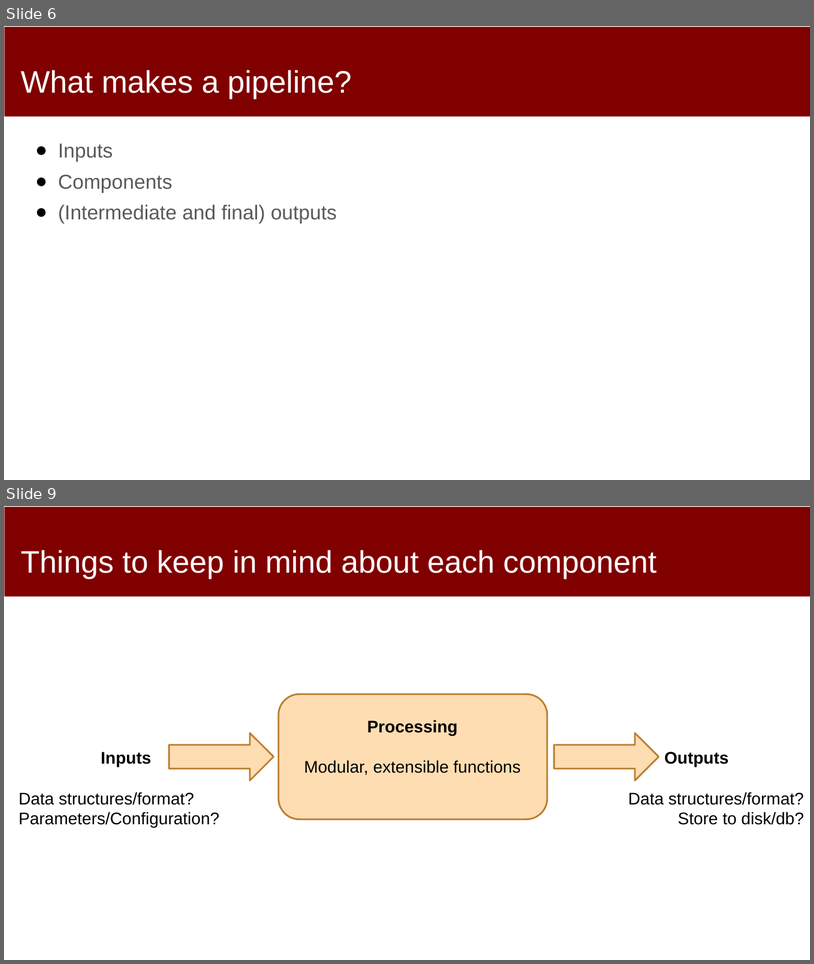
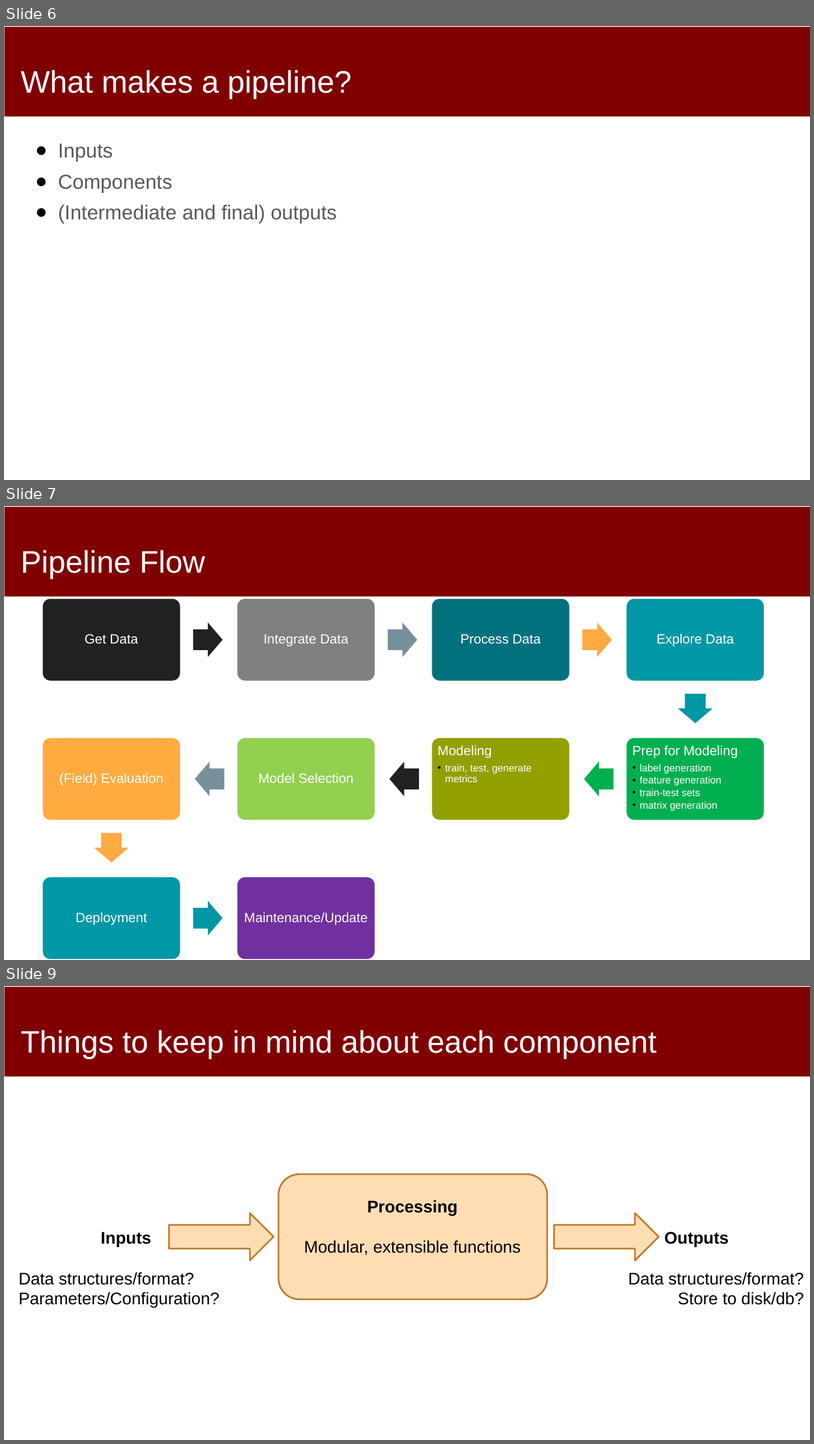
Before and after one commit to dssg/mlforpublicpolicylab, a slide deck: 04 - Machine Learning Pipelines/Machine-Learning-Pipelines.pptx. Shown one above the other, each under a label of ours: slides 6 and 9 before the commit, slides 6, 7 and 9 after it; the slides between them are not shown. The pictures are 814x964 and 814x1444 pixels, drawn with LibreOffice and Linux fonts; fonts in the diff are those of the drawing. Boxes give left, top, right and bottom in pixels: in the first picture for what was removed or moved away, otherwise in the second. Text is boxed around its words. In the diff, an @@ line names an element or a change of style, - is before the commit and + after.

Commit message:
updated pipelines

```diff
--- a/04 - Machine Learning Pipelines/Machine-Learning-Pipelines.pptx
+++ b/04 - Machine Learning Pipelines/Machine-Learning-Pipelines.pptx
@@ slide 7 added at box(4, 506, 810, 960), background #FFFFFF; not listed: 1 template element that a slide beside it also shows @@
@@ title added at box(21, 550, 205, 579), 37 pt, text #FFFFFF @@
+Pipeline Flow
@@ group added at box(42, 598, 765, 960): 10 rounded rectangles, 10 texts, 9 right arrows @@
+Get Data
+Integrate Data
+Process Data
+Explore Data
+Prep for Modeling
+  • label generation
+  • feature generation
+  • train-test sets
+  • matrix generation
+Modeling
+  • train, test, generate metrics
+Model Selection
+(Field) Evaluation
+Deployment
+Maintenance/Update
```
Also in this commit, not shown: 3 slides changed, 1 slide removed.
